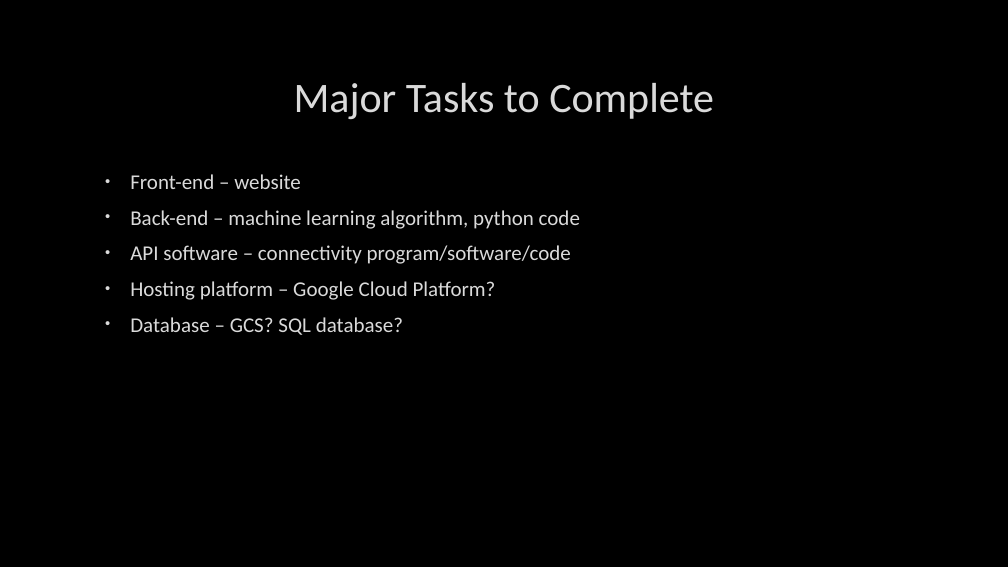
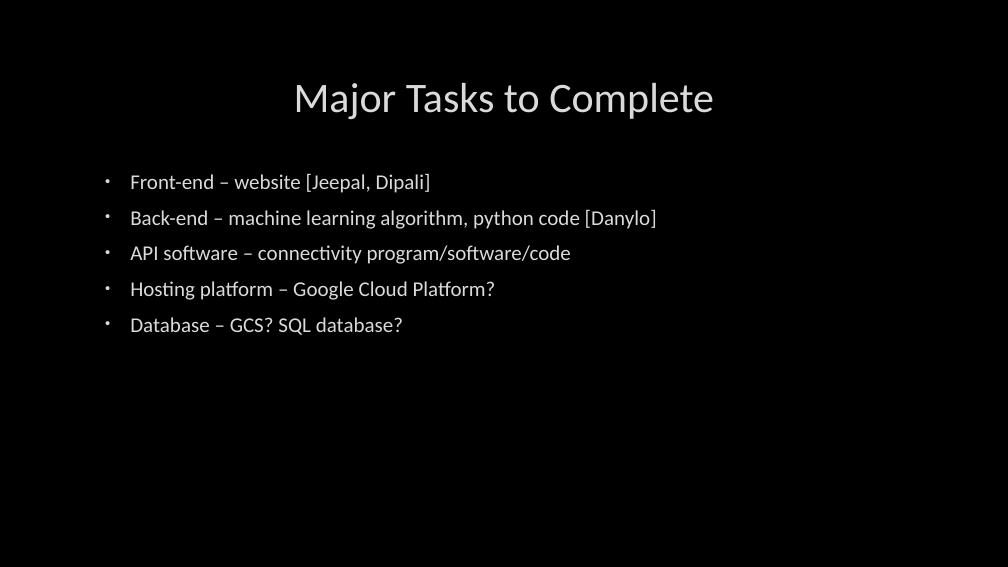
Before and after one commit to danylokolos/Construction-Management, a slide deck: slide 2 of DanyloThoughts.pptx. Drawn at 1008x567 pixels with LibreOffice and Linux fonts; fonts in the diff are those of the drawing; background and template pictures are left out. Boxes give left, top, right and bottom in pixels: in the first picture for what was removed or moved away, otherwise in the second. Text is boxed around its words. In the diff, an @@ line names an element or a change of style, - is before the commit and + after.

```diff
--- a/DanyloThoughts.pptx
+++ b/DanyloThoughts.pptx
@@ text at [130, 173, 657, 229]: text changed @@
-• Front-end – website
-• Back-end – machine learning algorithm, python code
+• Front-end – website [Jeepal, Dipali]
+• Back-end – machine learning algorithm, python code [Danylo]
```
Also in this commit, not shown: 1 other slide changed, 21 other files.
